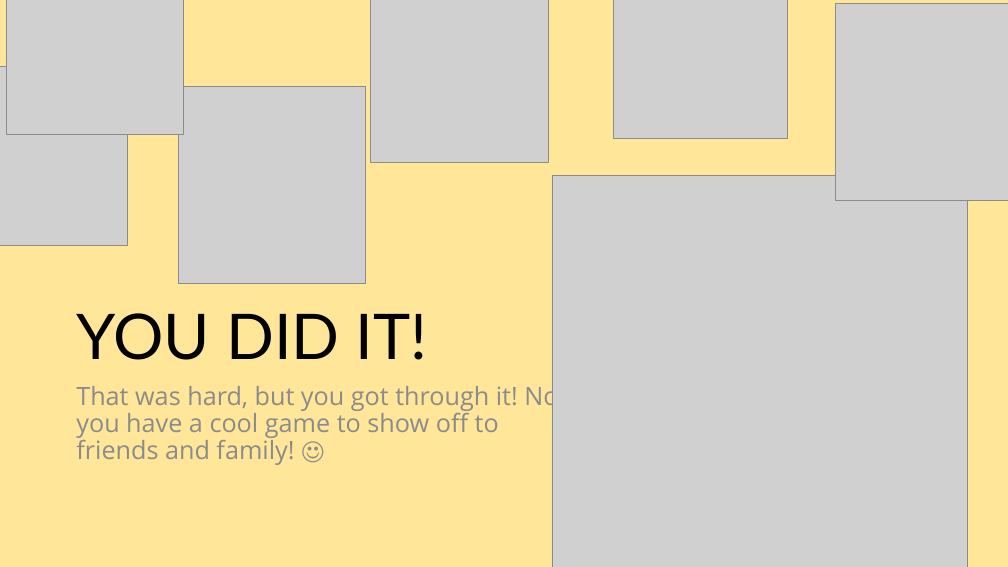
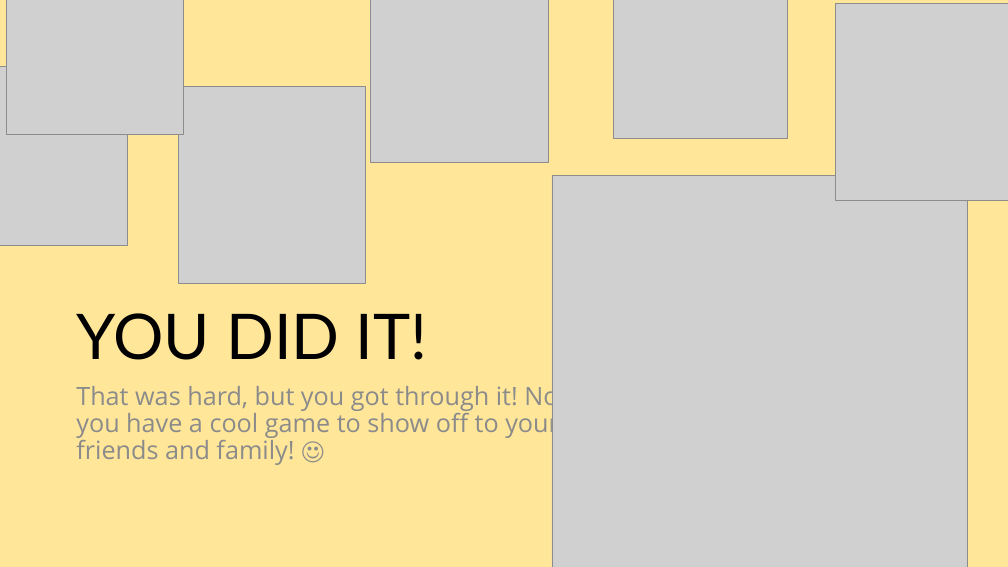
Before and after one commit to etruong/cookie-party, a slide deck: slide 18 of events-coding-session.pptx (slide 15 before the commit). Drawn at 1008x567 pixels with LibreOffice and Linux fonts; fonts in the diff are those of the drawing; grey boxes stand for pictures. Boxes give left, top, right and bottom in pixels: in the first picture for what was removed or moved away, otherwise in the second. Text is boxed around its words. In the diff, an @@ line names an element or a change of style, - is before the commit and + after.

```diff
--- a/events-coding-session.pptx
+++ b/events-coding-session.pptx
@@ text at bbox=[76, 381, 577, 465]: text changed @@
-That was hard, but you got through it! Now you have a cool game to show off to friends and family! ☺
+That was hard, but you got through it! Now you have a cool game to show off to your friends and family! ☺
```
Also in this commit, not shown: 6 other slides changed, 5 slides added, 2 slides removed, 1 other file.
